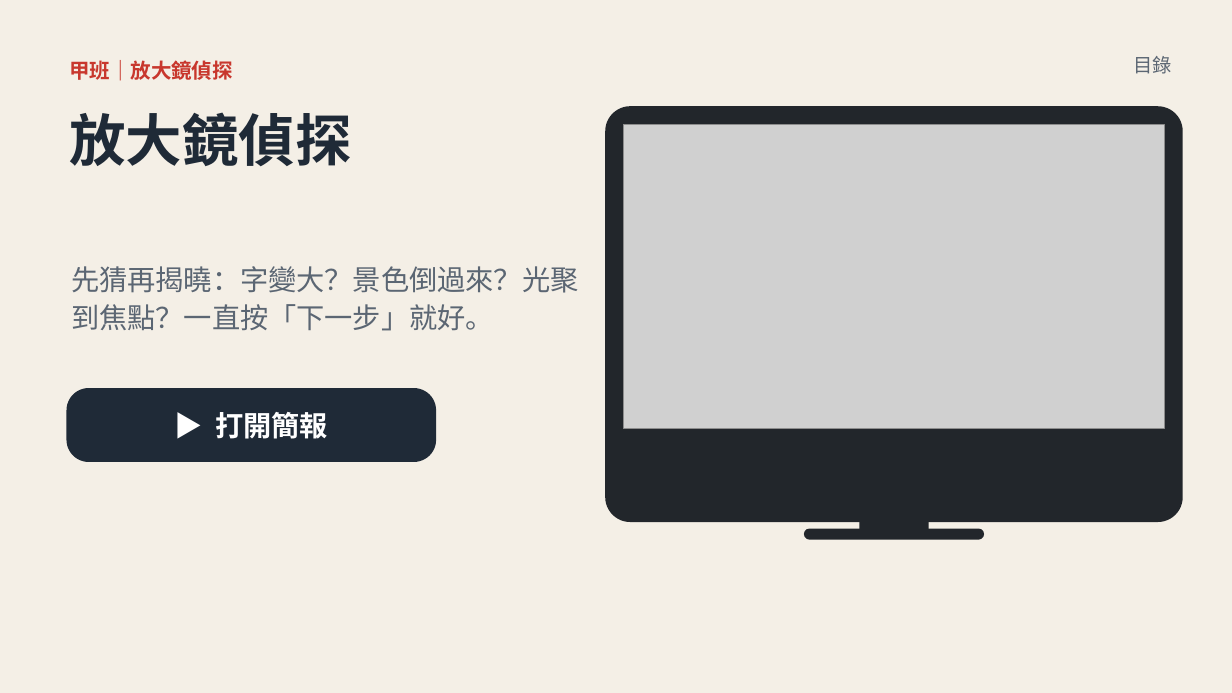
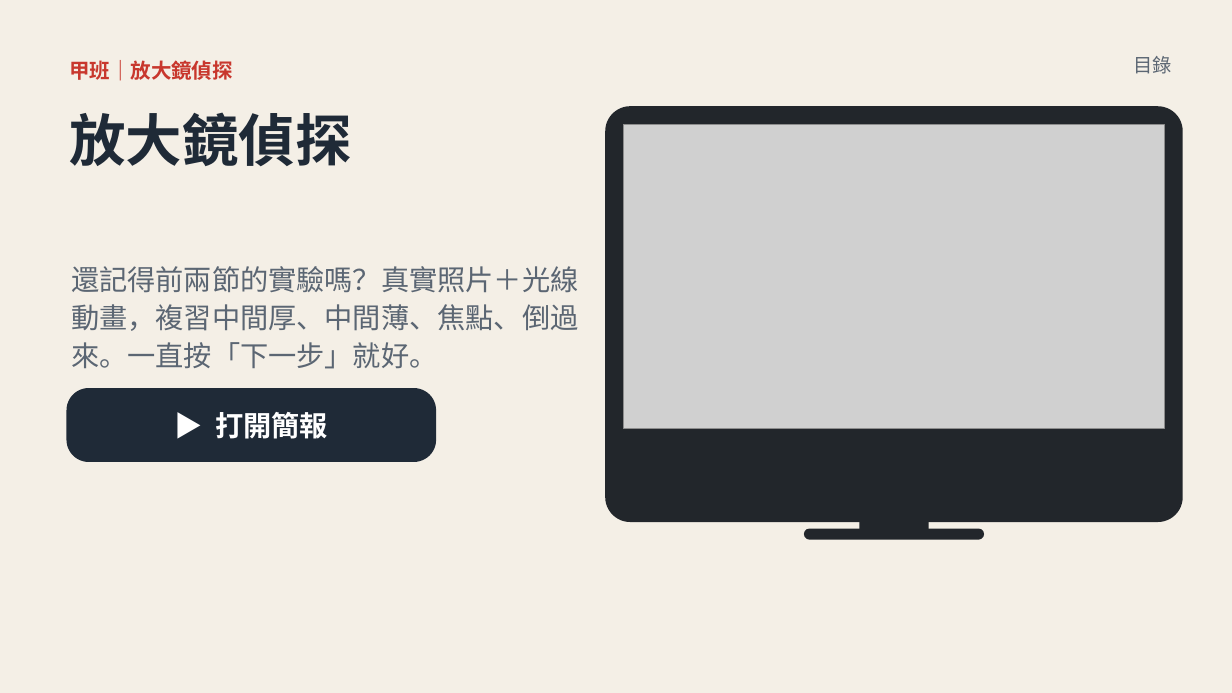
Before and after one commit to classtools1020/sports-results, a slide deck: slide 5 of f8f9fc3bd1/slides.pptx. Drawn at 1232x693 pixels with LibreOffice and Linux fonts; fonts in the diff are those of the drawing; grey boxes stand for pictures. Boxes give left, top, right and bottom in pixels: in the first picture for what was removed or moved away, otherwise in the second. Text is boxed around its words. In the diff, an @@ line names an element or a change of style, - is before the commit and + after.

```diff
--- a/f8f9fc3bd1/slides.pptx
+++ b/f8f9fc3bd1/slides.pptx
@@ text at (x1=71, y1=266, x2=578, y2=369): text changed @@
-先猜再揭曉：字變大？景色倒過來？光聚到焦點？一直按「下一步」就好。
+還記得前兩節的實驗嗎？真實照片＋光線動畫，複習中間厚、中間薄、焦點、倒過來。一直按「下一步」就好。
```
Also in this commit, not shown: 13 other files.
